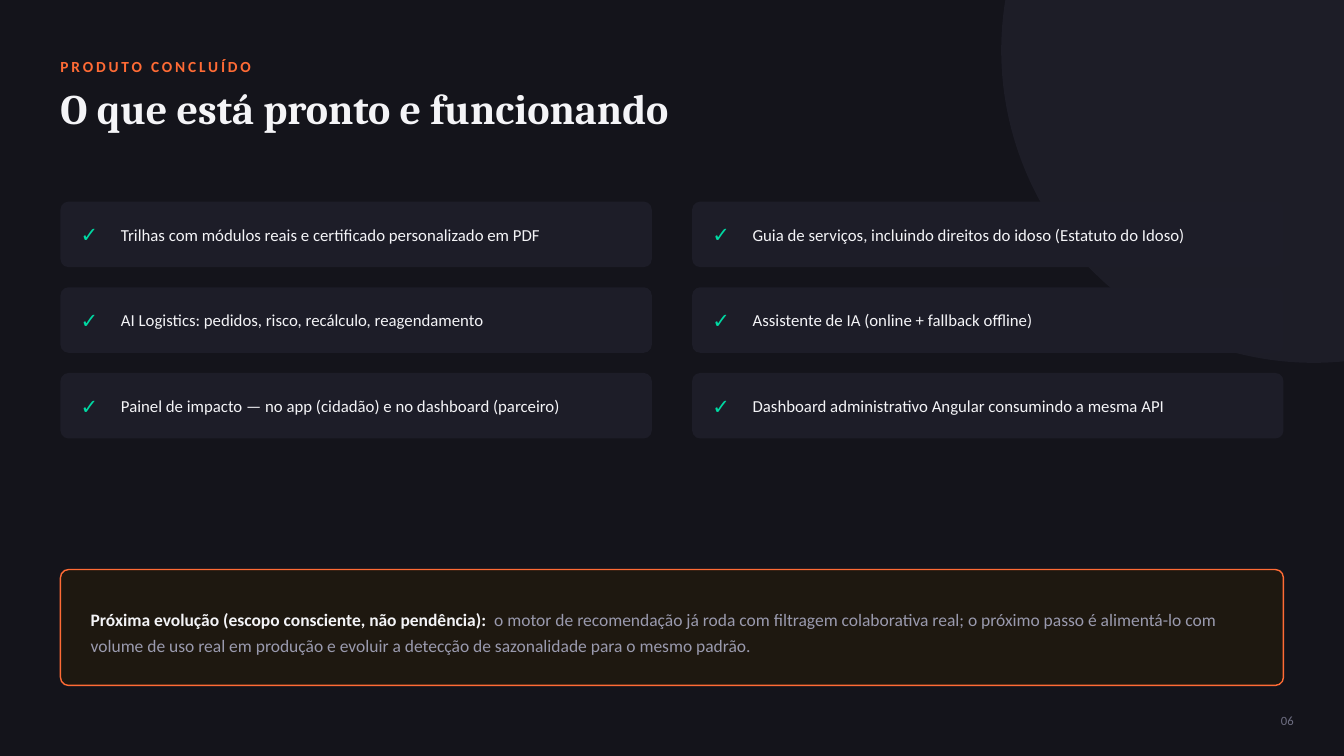
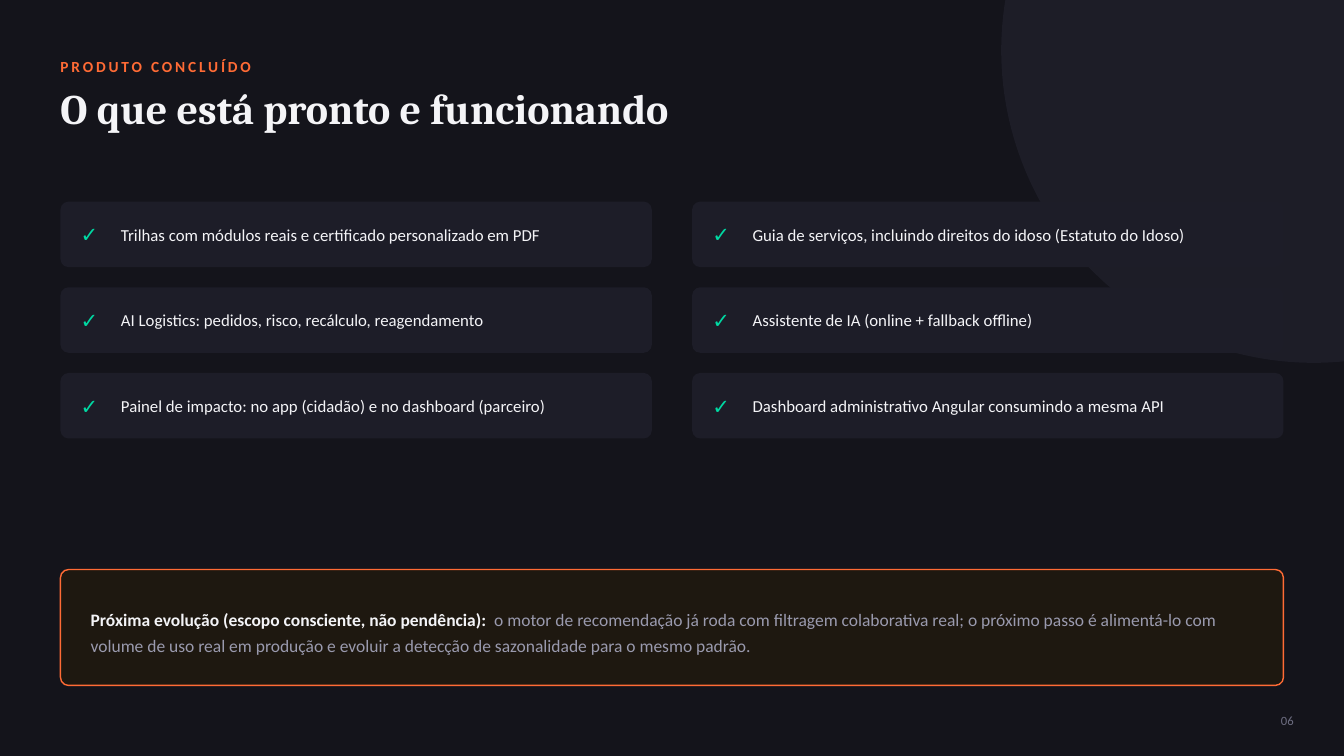
Before and after one commit to DevRafonalde/digital360_flutter, a slide deck: slide 6 of docs/atividade4/SLIDES_ATIVIDADE4.pptx. Drawn at 1344x756 pixels with LibreOffice and Linux fonts; fonts in the diff are those of the drawing. Boxes give left, top, right and bottom in pixels: in the first picture for what was removed or moved away, otherwise in the second. Text is boxed around its words. In the diff, an @@ line names an element or a change of style, - is before the commit and + after.

```diff
--- a/docs/atividade4/SLIDES_ATIVIDADE4.pptx
+++ b/docs/atividade4/SLIDES_ATIVIDADE4.pptx
@@ text at [121, 400, 545, 415]: text changed @@
-Painel de impacto — no app (cidadão) e no dashboard (parceiro)
+Painel de impacto: no app (cidadão) e no dashboard (parceiro)
```
Also in this commit, not shown: 7 other slides changed, 2 other files.
